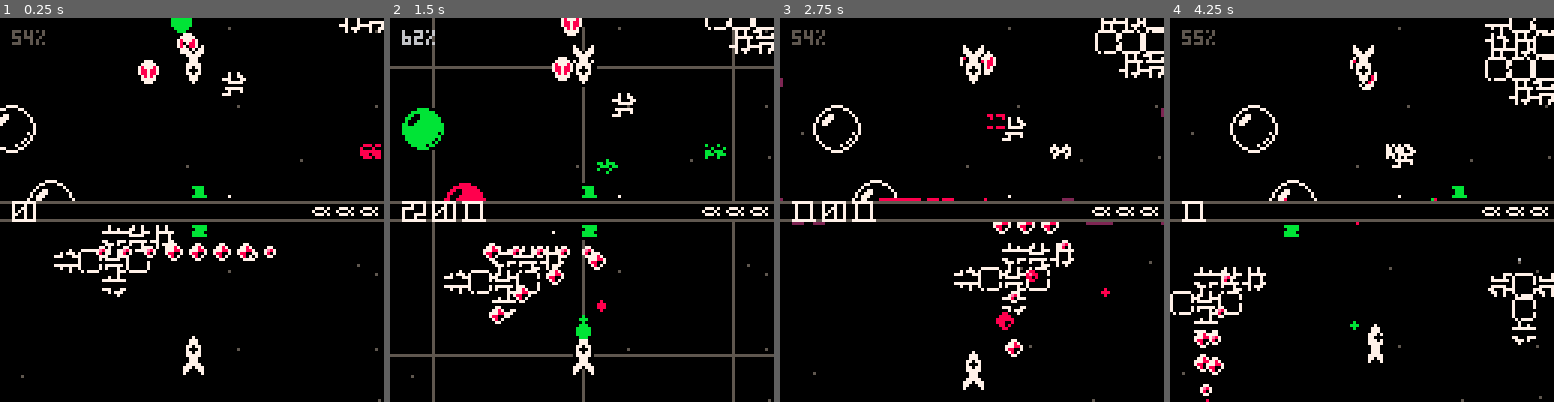
Above: before the commit, frames 1-4 (left to right).
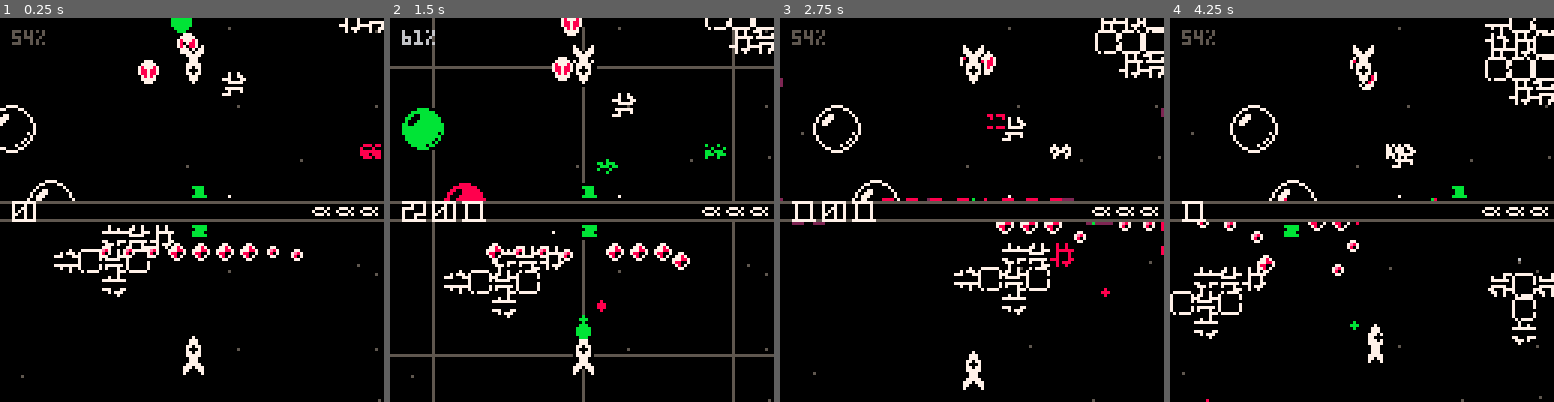
Above: after the commit, the same moments.

Repository: catnipped/friendlyfire
Game: PICO-8 cartridge friendlyfire.p8
The game is run twice, just before and just after one commit, with the same random seed, the same clock (stepped at 60 frames per second) and the same inputs.
Inputs:
- Up to frame 1 (0.25 s): no input
- Up to frame 2 (1.5 s): tap O (Z key) at 0.33, 0.7, 1.43 s
- Up to frame 3 (2.75 s): hold Left 1.97-2.37 s; tap O (Z key) at 2.22 s; hold Down from 2.42 s (still down)
- Up to frame 4 (4.25 s): release Down at 2.82 s; hold Right 2.87-3.53 s; tap O (Z key) at 3.1, 3.98 s; hold Up 3.58-4.08 s; hold Right from 4.13 s (still down)

The runs differ from the first frame. In frame 1, 0.9% of the frame differs, in the area x 25-79%, y 58-64%; in frame 2, 1.4%, in the area x 6-79%, y 3-80%; in frame 3, 1.3%; in frame 4, 1.1%.

Commit message:
smooth snake

Diff:
--- a/friendlyfire.p8
+++ b/friendlyfire.p8
@@ -579,18 +579,20 @@
 		x = origin[1],
 		y = origin[2],
 		velocity = 1,
-		vector = const.vector.left,
+		vector = {0,0},
 		hp = 2,
 		hit = {false, nil},
 		rad = 3,
 		movement = function(enemy,state,events)
-			local target = getclosestplayer(enemy.x,enemy.y)
-
-			local directionoftarget = vectornormalized(vectora2b(enemy,target))
-			enemy.vector = {
-				lerp(enemy.vector[1],directionoftarget[1],0.01),
-				lerp(enemy.vector[2],directionoftarget[2],0.01),
-			}
+			if every(10) then
+				local target = getclosestplayer(enemy.x,enemy.y)
+
+				local directionoftarget = vectornormalized(vectora2b(enemy,target))
+				enemy.vector = {
+					lerp(enemy.vector[1],directionoftarget[1],0.01),
+					lerp(enemy.vector[2],directionoftarget[2],0.01),
+				}
+			end
 		end,
 		gfx = function(i)
 			palt(0,false)
@@ -633,12 +635,14 @@
 				end
 				if target == nil then
 					enemy.movement = function(enemy,state,events)
-						local target = getclosestplayer(enemy.x,enemy.y)
-						local directionoftarget = vectornormalized(vectora2b(enemy,target))
-						enemy.vector = {
-							lerp(enemy.vector[1],directionoftarget[1],0.01),
-							lerp(enemy.vector[2],directionoftarget[2],0.01),
-						}
+						if every(10) then
+							local target = getclosestplayer(enemy.x,enemy.y)
+							local directionoftarget = vectornormalized(vectora2b(enemy,target))
+							enemy.vector = {
+								lerp(enemy.vector[1],directionoftarget[1],0.01),
+								lerp(enemy.vector[2],directionoftarget[2],0.01),
+							}
+						end
 					end
 				else
 					if collisioncheck(enemy.x,enemy.y,target.x,target.y,enemy.rad*2,target.rad) then
